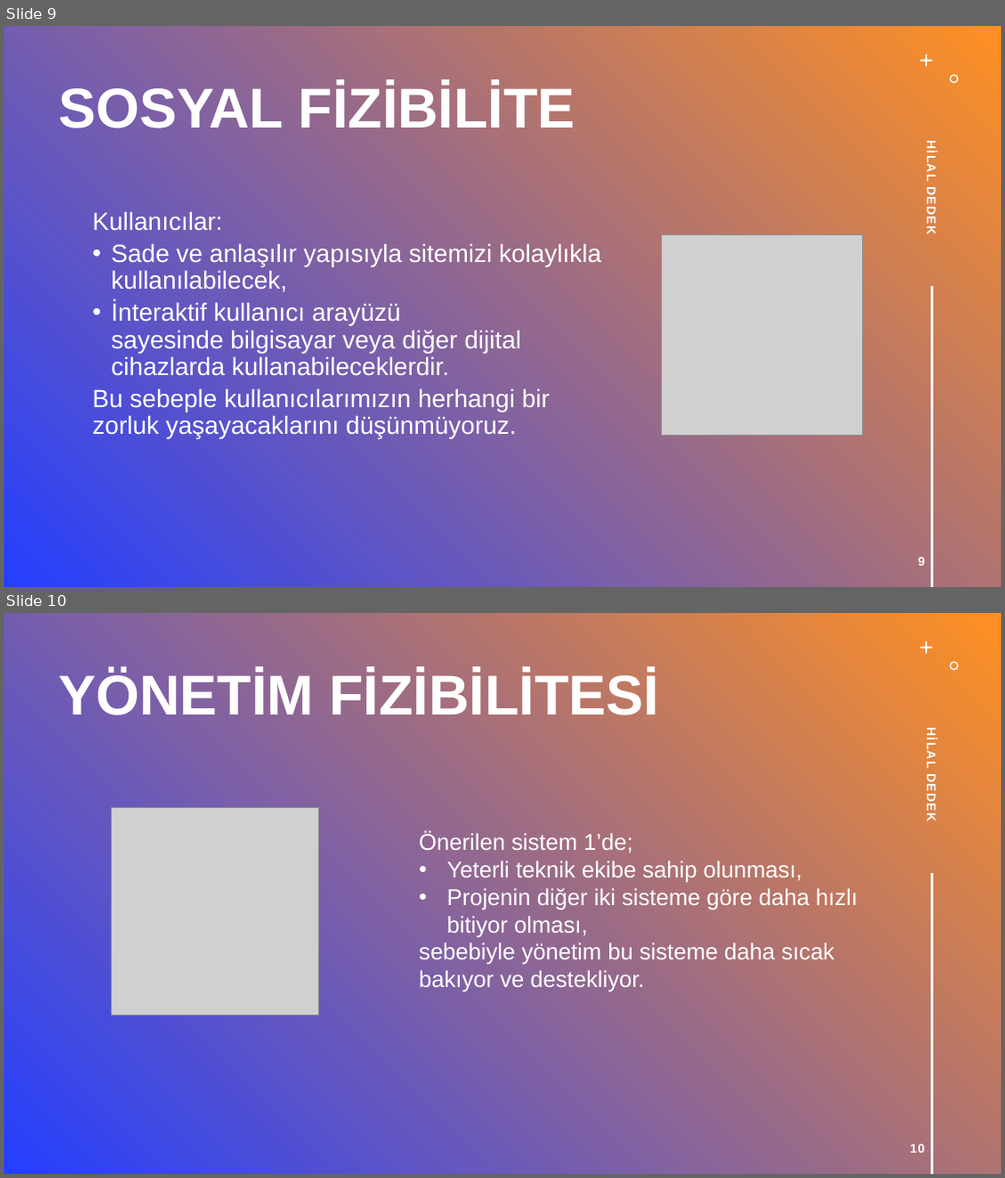
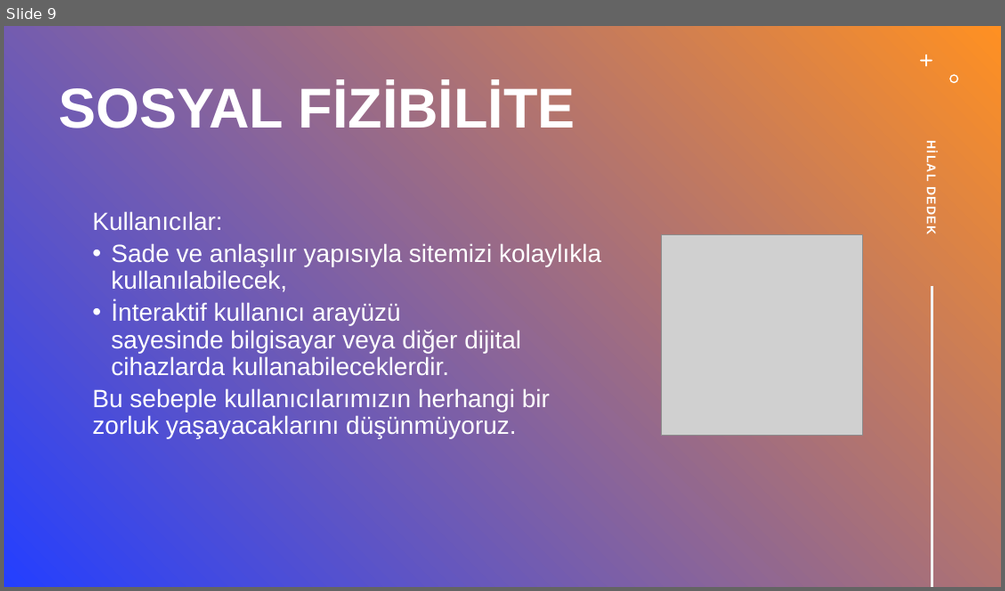
Before and after one commit to keserbaros1/EHOTEL, a slide deck: EHotel Fizibilite Sunumu.pptx. Shown one above the other, each under a label of ours: slides 9 and 10 before the commit, slide 9 after it. The pictures are 1005x1178 and 1005x591 pixels, drawn with LibreOffice and Linux fonts; fonts in the diff are those of the drawing; grey boxes stand for pictures. Boxes give left, top, right and bottom in pixels: in the first picture for what was removed or moved away, otherwise in the second. Text is boxed around its words. In the diff, an @@ line names an element or a change of style, - is before the commit and + after.

```diff
--- a/EHotel Fizibilite Sunumu.pptx
+++ b/EHotel Fizibilite Sunumu.pptx
@@ slide 10 removed at box(4, 613, 1001, 1174), background gradient #243FFF to #FF9022; not listed: 2 template elements that a slide beside it also shows @@
@@ title removed at box(51, 643, 932, 751) @@
-YÖNETIM FIZIBILITESI
@@ text removed at box(924, 779, 938, 821) @@
-HILAL DEDEK
@@ picture removed at box(111, 807, 319, 1015) @@
@@ text removed at box(419, 832, 858, 992) @@
-Önerilen sistem 1’de;
-• Yeterli teknik ekibe sahip olunması,
-• Projenin diğer iki sisteme göre daha hızlı bitiyor olması,
-sebebiyle yönetim bu sisteme daha sıcak bakıyor ve destekliyor.
@@ line removed from (932, 873) to (932, 1174) @@
@@ page number removed at box(910, 1143, 925, 1152) @@
-10
@@ slide 9 changed as well @@
@@ page number removed at box(918, 556, 925, 565) @@
-9
```
Also in this commit, not shown: 8 other slides changed, 4 slides added, 2 other slides removed, 1 other file.
